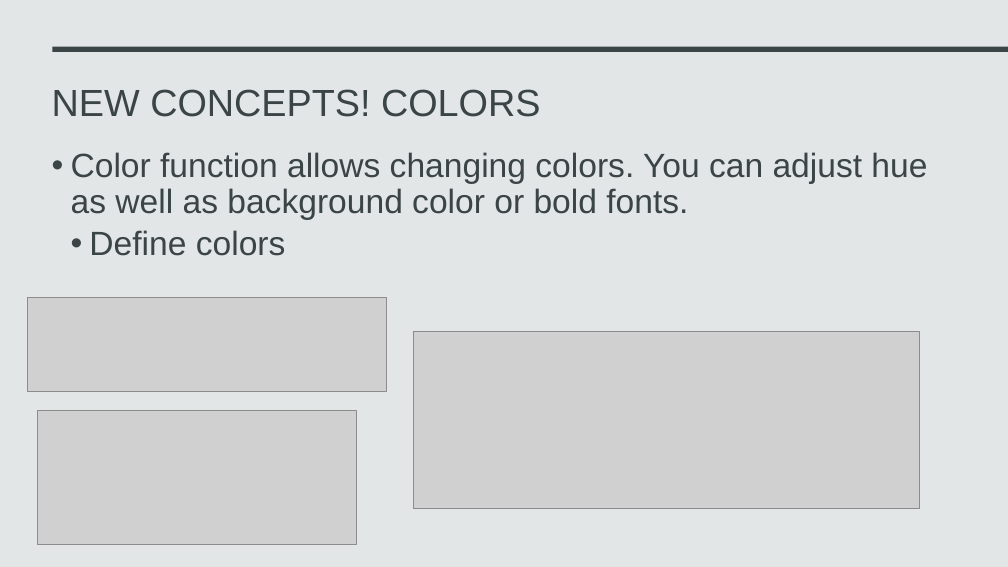
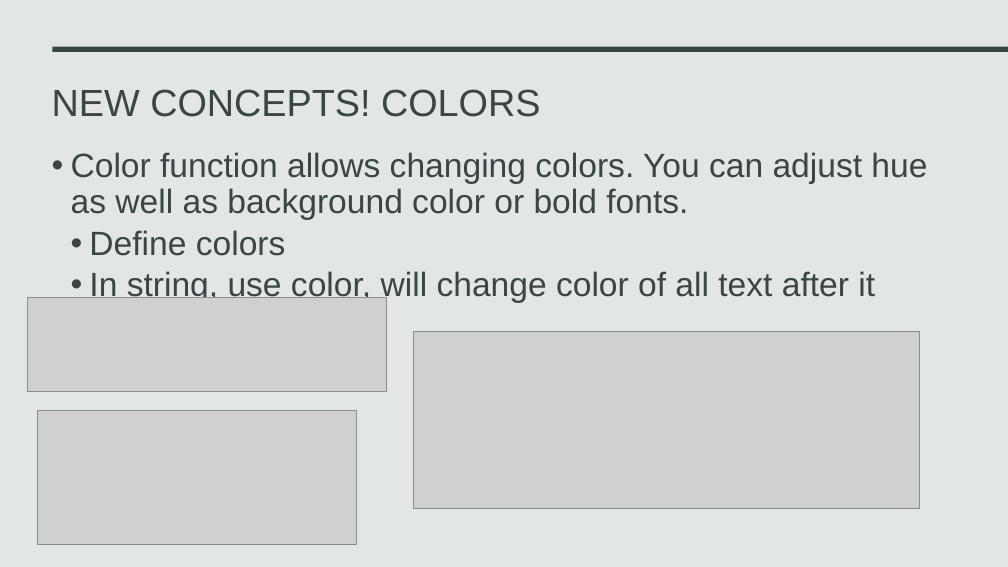
Before and after one commit to deangbingham-star/CPSC-225-Group-Project, a slide deck: slide 5 of LEGALLY DISTINCT.pptx. Drawn at 1008x567 pixels with LibreOffice and Linux fonts; fonts in the diff are those of the drawing; grey boxes stand for pictures. Boxes give left, top, right and bottom in pixels: in the first picture for what was removed or moved away, otherwise in the second. Text is boxed around its words. In the diff, an @@ line names an element or a change of style, - is before the commit and + after.

Commit message:
Added creature slide, fixed typos

```diff
--- a/LEGALLY DISTINCT.pptx
+++ b/LEGALLY DISTINCT.pptx
@@ text at (89, 271, 875, 303): paragraph added @@
+  • In string, use color, will change color of all text after it
```
Also in this commit, not shown: 2 other slides changed, 1 slide added.
